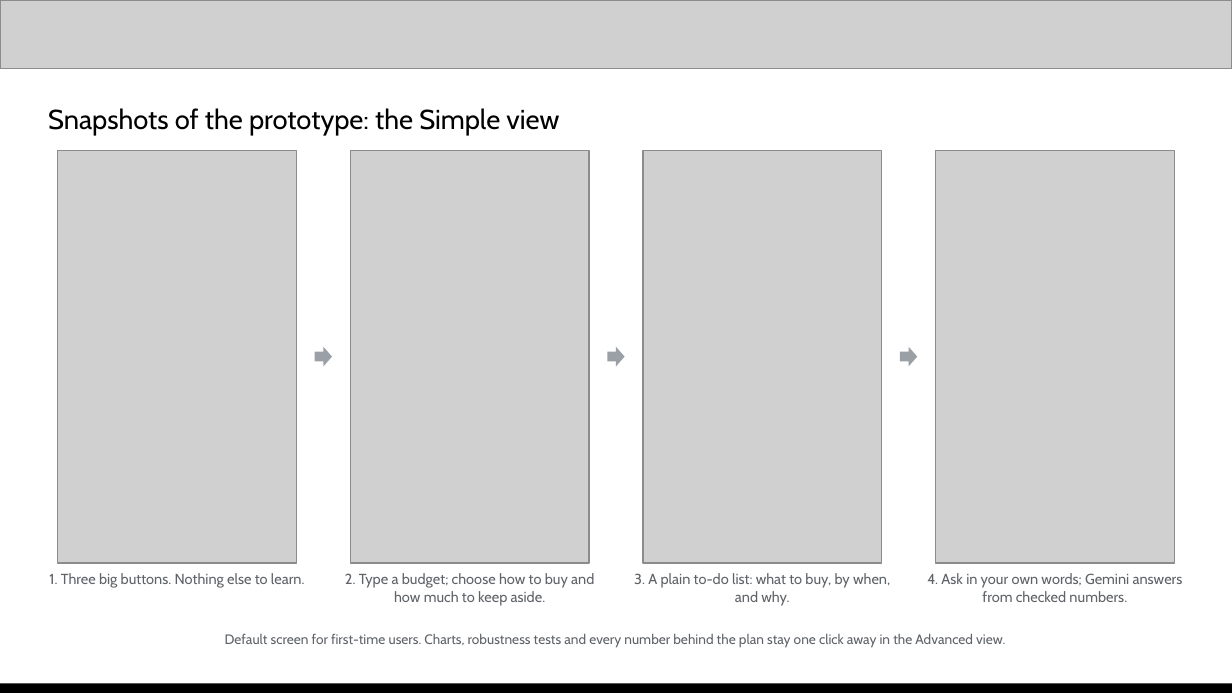
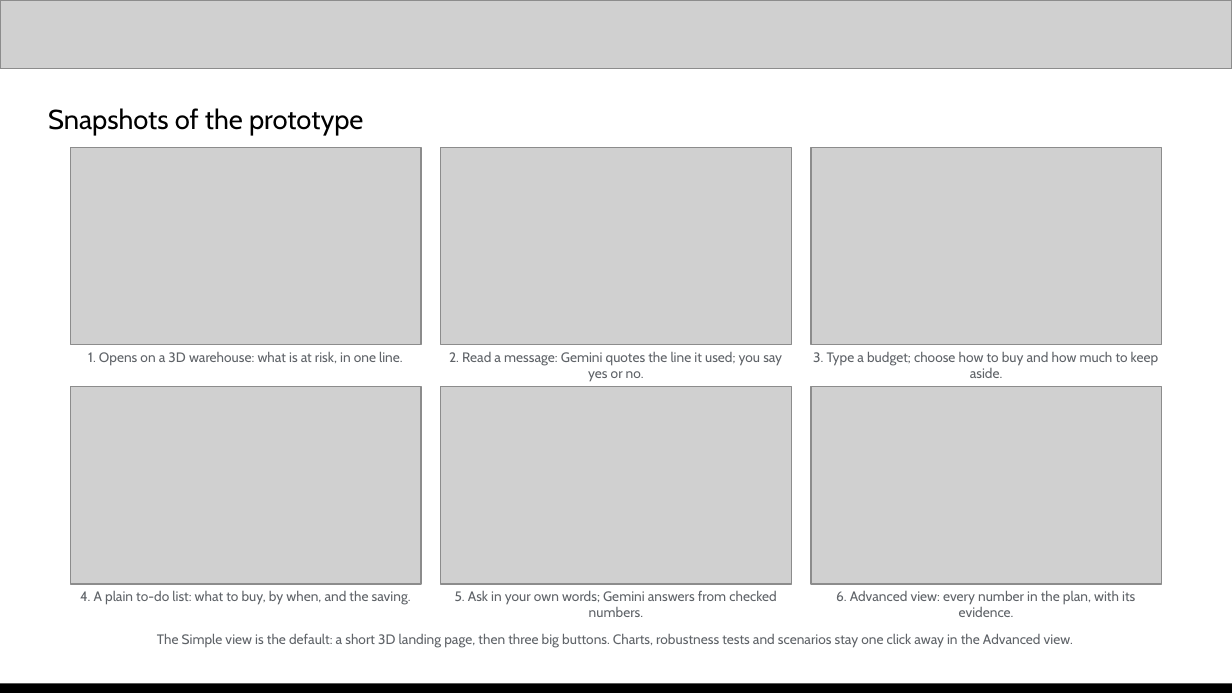
Before and after one commit to Xhahat/inventory-rescue, a slide deck: slide 10 of docs/Inventory_Rescue_AI_Builder_Cup.pptx. Drawn at 1232x693 pixels with LibreOffice and Linux fonts; fonts in the diff are those of the drawing; grey boxes stand for pictures. Boxes give left, top, right and bottom in pixels: in the first picture for what was removed or moved away, otherwise in the second. Text is boxed around its words. In the diff, an @@ line names an element or a change of style, - is before the commit and + after.

```diff
--- a/docs/Inventory_Rescue_AI_Builder_Cup.pptx
+++ b/docs/Inventory_Rescue_AI_Builder_Cup.pptx
@@ text at [48,108,363,135]: text changed @@
-Snapshots of the prototype: the Simple view
+Snapshots of the prototype
@@ picture: place and size @@
-picture at [58,150,297,563]
+picture at [70,148,420,345]
@@ picture added at [441,148,791,345] @@
@@ picture added at [811,148,1161,345] @@
@@ picture removed at [350,150,589,563] @@
@@ picture removed at [643,150,882,563] @@
@@ picture removed at [935,150,1174,563] @@
@@ text at [88,351,403,366]: text changed; size 8.5 to 8 pt @@
-1. Three big buttons. Nothing else to learn.
+1. Opens on a 3D warehouse: what is at risk, in one line.
@@ right arrow removed at [315,346,333,366] @@
@@ text added at [449,352,782,381], 8 pt, text #5F6368 @@
+2. Read a message: Gemini quotes the line it used; you say yes or no.
@@ right arrow removed at [607,346,625,366] @@
@@ text at [813,351,1159,378]: text changed; size 8.5 to 8 pt @@
-2. Type a budget; choose how to buy and how much to keep aside.
+3. Type a budget; choose how to buy and how much to keep aside.
@@ right arrow removed at [899,346,917,366] @@
@@ picture added at [70,387,420,584] @@
@@ picture added at [441,387,791,584] @@
@@ picture added at [811,387,1161,584] @@
@@ text at [80,590,411,605]: text changed; size 8.5 to 8 pt @@
-3. A plain to-do list: what to buy, by when, and why.
+4. A plain to-do list: what to buy, by when, and the saving.
@@ text at [455,590,776,617]: text changed; size 8.5 to 8 pt @@
-4. Ask in your own words; Gemini answers from checked numbers.
+5. Ask in your own words; Gemini answers from checked numbers.
@@ text added at [836,590,1135,617], 8 pt, text #5F6368 @@
+6. Advanced view: every number in the plan, with its evidence.
@@ text at [157,633,1073,648]: text changed @@
-Default screen for first-time users. Charts, robustness tests and every number behind the plan stay one click away in the Advanced view.
+The Simple view is the default: a short 3D landing page, then three big buttons. Charts, robustness tests and scenarios stay one click away in the Advanced view.
```
Also in this commit, not shown: 8 other slides changed, 1 other file.
